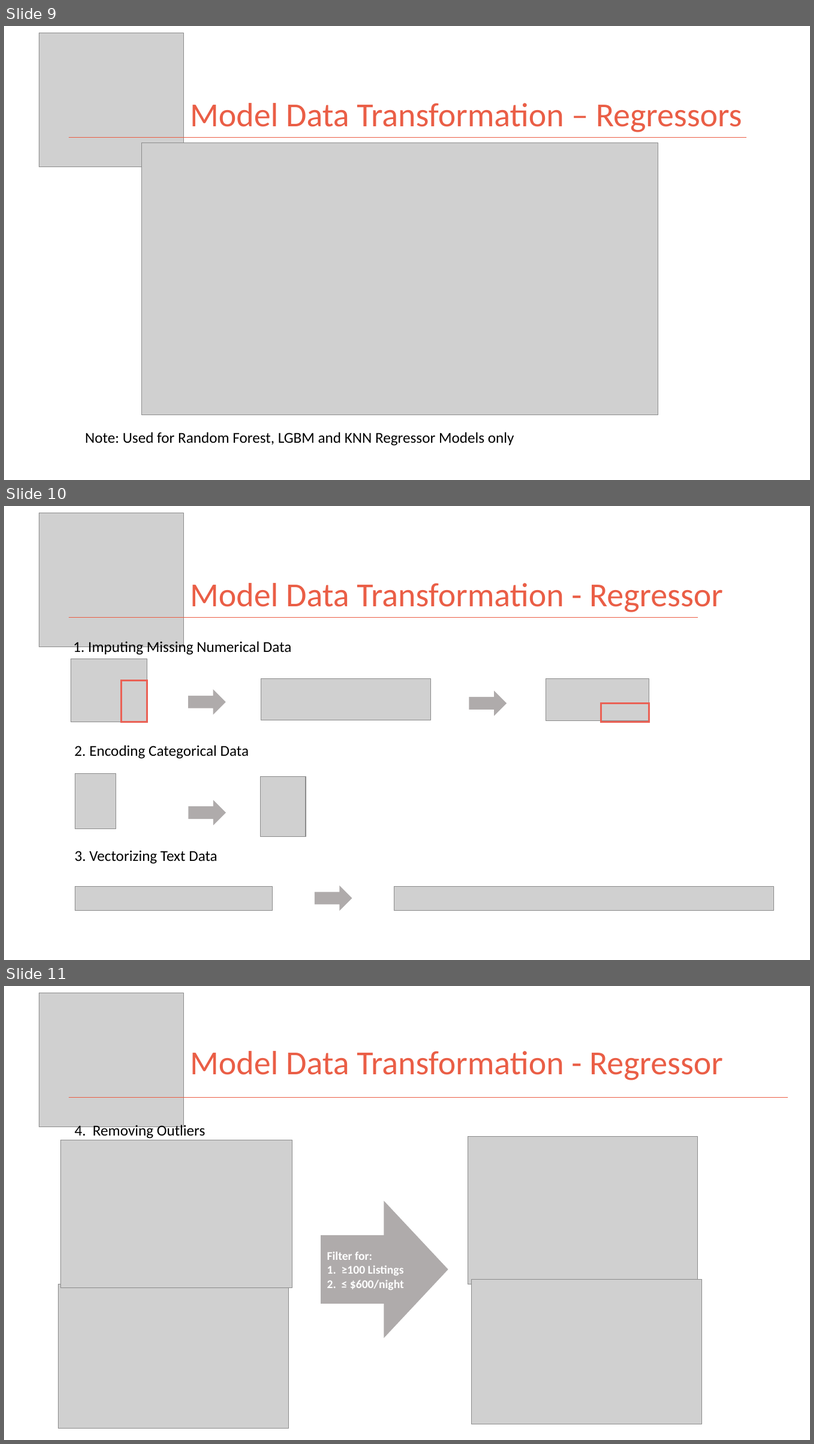
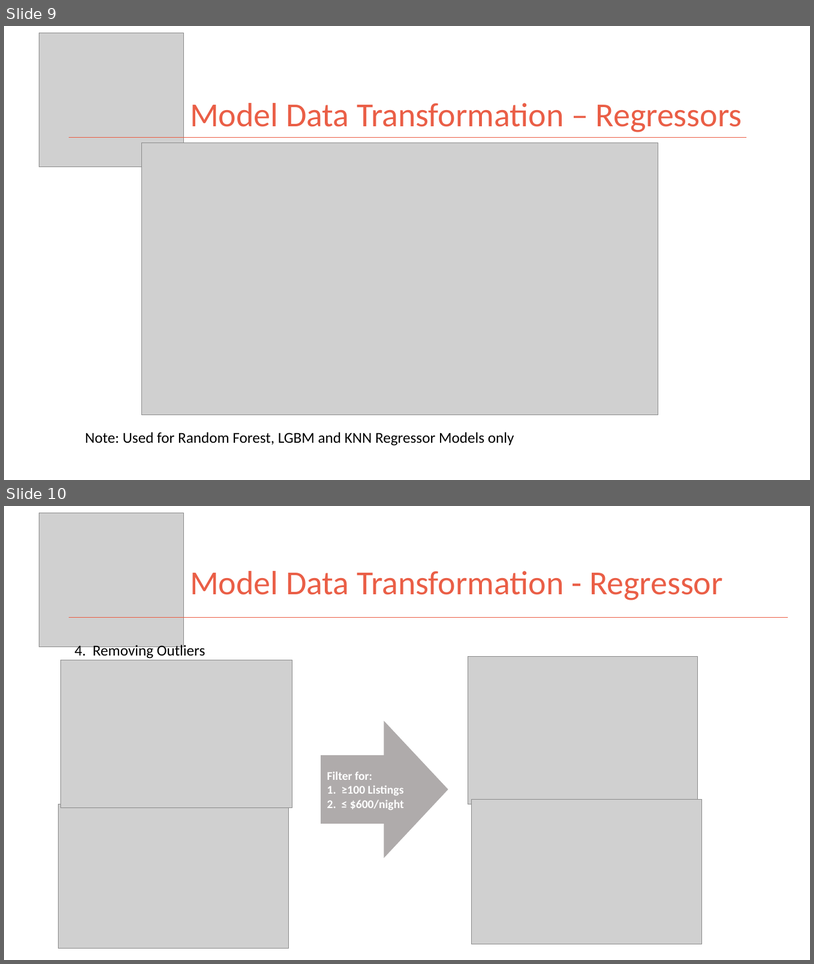
Before and after one commit to kman4/AirbnbPredictions, a slide deck: Airbnb Price Predictions (Model).pptx. Shown one above the other, each under a label of ours: slides 9, 10 and 11 before the commit, slides 9 and 10 after it. The pictures are 814x1444 and 814x964 pixels, drawn with LibreOffice and Linux fonts; fonts in the diff are those of the drawing; grey boxes stand for pictures. Boxes give left, top, right and bottom in pixels: in the first picture for what was removed or moved away, otherwise in the second. Text is boxed around its words. In the diff, an @@ line names an element or a change of style, - is before the commit and + after.

```diff
--- a/Airbnb Price Predictions (Model).pptx
+++ b/Airbnb Price Predictions (Model).pptx
@@ slide 10 removed at [4,506,810,960], background #FFFFFF @@
@@ picture removed at [39,513,183,647] @@
@@ title removed at [190,583,723,612] @@
-Model Data Transformation - Regressor
@@ line removed from (69, 618) to (698, 618) @@
@@ text removed at [73,640,292,656] @@
-1. Imputing Missing Numerical Data
@@ picture removed at [71,658,147,722] @@
@@ rectangle removed at [122,680,147,722] @@
@@ picture removed at [261,678,431,720] @@
@@ picture removed at [546,679,650,721] @@
@@ right arrow removed at [189,691,225,714] @@
@@ right arrow removed at [470,692,506,715] @@
@@ rectangle removed at [602,703,650,722] @@
@@ text removed at [74,745,249,759] @@
-2. Encoding Categorical Data
@@ picture removed at [75,774,116,829] @@
@@ picture removed at [260,777,306,837] @@
@@ right arrow removed at [189,801,225,824] @@
@@ text removed at [75,850,218,864] @@
-3. Vectorizing Text Data
@@ picture removed at [75,886,272,911] @@
@@ right arrow removed at [315,886,351,910] @@
@@ picture removed at [395,886,774,911] @@
@@ what was slide 11 is now slide 10 @@
```
Also in this commit, not shown: 2 slides changed.
